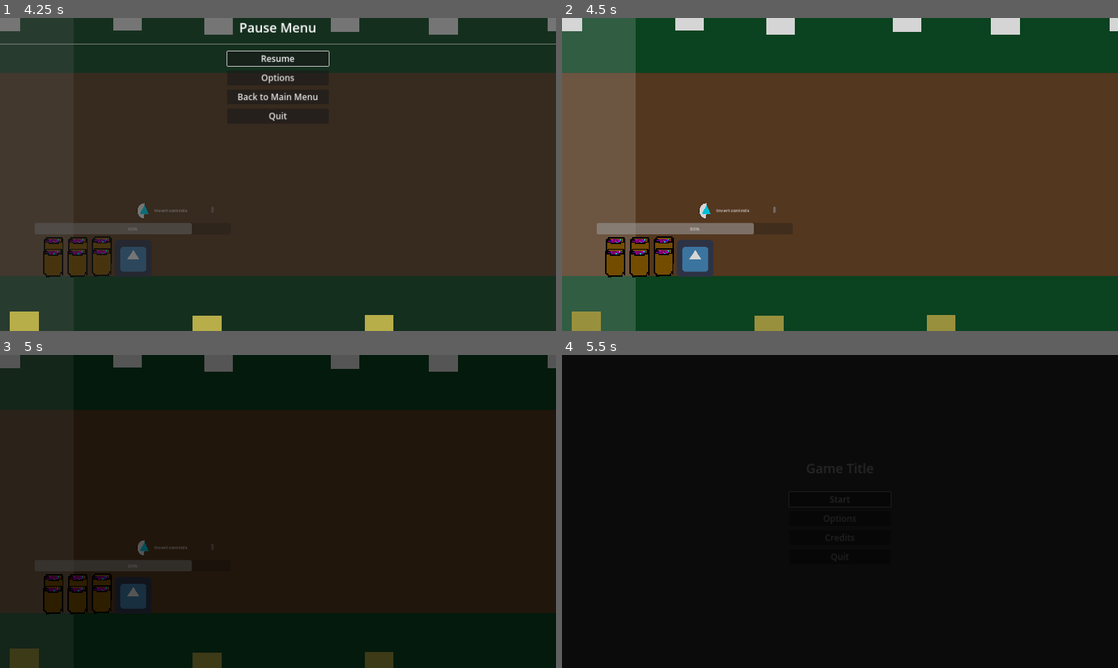
Above: before the commit, frames 1-4 (two rows, left to right).
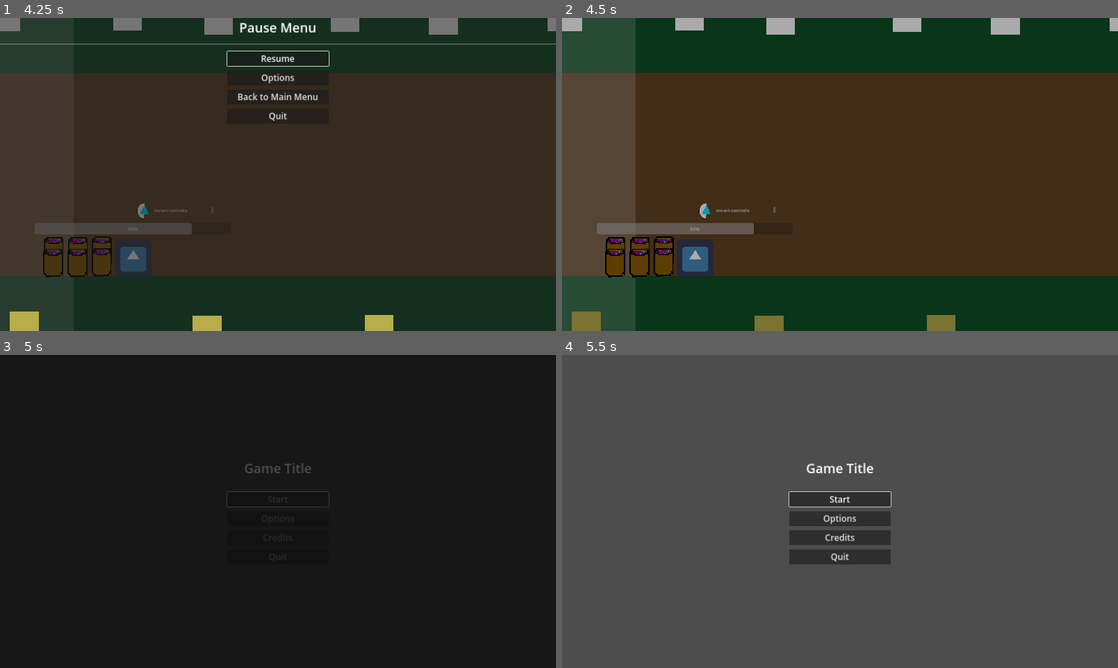
Above: after the commit, the same moments.

Repository: hsandt/ld53
Game: Godot game, scene res://scenes/main_menu_scene.tscn
Two runs of this game, one before a commit and one after it. Both use one fixed random seed, a clock stepped at 60 frames per second and the inputs below. The engine's default icon, where the game draws it, is replaced by a stand-in: a white triangle on a blue panel in a dark square.
Inputs (mouse positions are in pixels of both pictures, inside the frame that each line leads up to):
- Up to frame 1 (4.25 s): tap Enter (ui_accept) at 0.5, 0.77, 1.52, 3.02, 3.77 s; move the mouse to (400, 158) at 0.52 s; hold Right (ui_right) 0.53-1.28 s; click (400, 158) at 0.67 s; move the mouse to (166, 190) at 1.27 s; hold S (down) 1.28-2.03 s; move the mouse to (333, 105) at 2.02 s; hold Right (ui_right) 2.03-2.78 s; move the mouse to (250, 237) at 2.77 s; hold Up (ui_up) 2.78-3.53 s; click (250, 237) at 2.92 s; move the mouse to (444, 221) at 3.52 s; hold Left (ui_left) from 3.53 s (still down); tap Escape (pause) at 4.15 s
- Up to frame 2 (4.5 s): release Left (ui_left) at 4.25 s; click "Back to Main Menu" at 4.25 s
- Up to frame 3 (5 s): no input
- Up to frame 4 (5.5 s): move the mouse to (673, 464) at 5.02 s; hold Left (ui_left) from 5.03 s (still down); tap Enter (ui_accept) at 5.27 s

Frame 1 is identical in both runs. In frame 2, 3.5% of the frame differs, in the area x 0-100%, y 0-100%; in frame 3, 3.9%; in frame 4, 100%.

Commit message:
[Pause] Go back to main menu: replace tree paused hack with just disabling PC, and fix circular PackedScene ref crash
by centralizing the PackedScene refs in new GameManager singleton

Diff:
--- a/project.godot
+++ b/project.godot
@@ -25,6 +25,7 @@
 MenuTemplateManager="*res://addons/EasyMenus/Nodes/menu_template_manager.tscn"
 SceneManager="*res://singletons/SceneManager.tscn"
 TransitionScreen="*res://singletons/TransitionScreen.tscn"
+GameManager="*res://singletons/GameManager.tscn"
 
 [display]
 
--- a/scenes/first_scene.tscn
+++ b/scenes/first_scene.tscn
@@ -1,10 +1,9 @@
-[gd_scene load_steps=12 format=3 uid="uid://ddxu5buxr3lp5"]
+[gd_scene load_steps=11 format=3 uid="uid://ddxu5buxr3lp5"]
 
 [ext_resource type="PackedScene" uid="uid://bkxvhy0xyc6my" path="res://prefabs/ingame/in_game_manager.tscn" id="1_i0ea3"]
 [ext_resource type="Texture2D" uid="uid://d0vvv3dcec8mu" path="res://sprites/white_square_1x1.png" id="1_pefx0"]
 [ext_resource type="PackedScene" uid="uid://bigtdfruv4w60" path="res://prefabs/pause_menu_custom.tscn" id="2_afo14"]
-[ext_resource type="PackedScene" uid="uid://bicer5hvlabr8" path="res://prefabs/main_menu_custom.tscn" id="2_c5wuj"]
-[ext_resource type="PackedScene" uid="uid://cvgbpr47myc5j" path="res://prefabs/ingame/player_character_body_2d.tscn" id="3_82xke"]
+[ext_resource type="PackedScene" path="res://prefabs/ingame/player_character_body_2d.tscn" id="3_82xke"]
 [ext_resource type="PackedScene" uid="uid://clbkj8klm4my3" path="res://prefabs/ingame/obstacle_big.tscn" id="3_ykc5j"]
 [ext_resource type="PackedScene" uid="uid://ybj4svsavf4f" path="res://prefabs/ingame/obstacle_medium.tscn" id="4_h1iuh"]
 [ext_resource type="PackedScene" uid="uid://b4r6q2xh20e8w" path="res://prefabs/ingame/obstacle_small.tscn" id="5_uibm3"]
@@ -18,9 +17,9 @@
 
 [node name="Node2D" type="Node2D"]
 
-[node name="InGameManager" parent="." node_paths=PackedStringArray("pause_menu") instance=ExtResource("1_i0ea3")]
-main_menu_scene = ExtResource("2_c5wuj")
+[node name="InGameManager" parent="." node_paths=PackedStringArray("pause_menu", "player_character") instance=ExtResource("1_i0ea3")]
 pause_menu = NodePath("../CanvasLayer/PauseMenu")
+player_character = NodePath("../PlayerCharacterBody2D")
 
 [node name="CanvasLayer" type="CanvasLayer" parent="."]
 
--- a/scenes/main_menu_scene.tscn
+++ b/scenes/main_menu_scene.tscn
@@ -1,7 +1,6 @@
-[gd_scene load_steps=4 format=3 uid="uid://c1w34qdaw0bhv"]
+[gd_scene load_steps=3 format=3 uid="uid://c1w34qdaw0bhv"]
 
 [ext_resource type="Script" path="res://scripts/menu/MainMenuManager.gd" id="1_d85wn"]
-[ext_resource type="PackedScene" uid="uid://ddxu5buxr3lp5" path="res://scenes/first_scene.tscn" id="2_wnfuy"]
 [ext_resource type="PackedScene" uid="uid://bicer5hvlabr8" path="res://prefabs/main_menu_custom.tscn" id="3_520ah"]
 
 [node name="main_menu_scene" type="Control"]
@@ -14,11 +13,8 @@
 
 [node name="MainMenuManager" type="Node" parent="." node_paths=PackedStringArray("main_menu")]
 script = ExtResource("1_d85wn")
-first_scene = ExtResource("2_wnfuy")
 main_menu = NodePath("../MainMenu")
 initial_fade_in_speed = 2.0
-start_game_fade_out_speed = 2.0
-start_game_fade_in_speed = 2.0
 
 [node name="MainMenu" parent="." instance=ExtResource("3_520ah")]
 layout_mode = 1
--- a/scripts/ingame/InGameManager.gd
+++ b/scripts/ingame/InGameManager.gd
@@ -1,20 +1,19 @@
 extends Node
 
 
-@export var main_menu_scene: PackedScene
 @export var pause_menu: PauseMenu
+@export var player_character: Player
 
-## Speed factor for back to main menu fade out animation
-@export var back_to_main_menu_fade_out_speed: float = 1.0
 
-## Speed factor for back to main menu fade in animation
-@export var back_to_main_menu_fade_in_speed: float = 1.0
+var is_going_back_to_main_menu: bool = false
 
 func _ready():
-	assert(main_menu_scene != null,
-		"[InGameManager] main_menu_scene is not set on %s" % get_path())
+
 	assert(pause_menu != null,
 		"[InGameManager] pause_menu is not set on %s" % get_path())
+	assert(player_character != null,
+		"[InGameManager] player_character is not set on %s" % get_path())
+
 	pause_menu.visible = false
 
 
@@ -31,5 +30,13 @@
 
 
 func _on_pause_menu_back_to_main_pressed():
-	await SceneManager.change_scene_with_fade_async(main_menu_scene,
-		back_to_main_menu_fade_out_speed, back_to_main_menu_fade_in_speed)
+	is_going_back_to_main_menu = true
+
+	# Disable important gameplay elements as we are resuming time before
+	# going back to main, so we want to avoid any further gameplay events
+	# Also remember to check is_going_back_to_main_menu before doing
+	# important gameplay events that could still happen when PC is disabled,
+	# such as scrolling to the end of the level
+	player_character.process_mode = Node.PROCESS_MODE_DISABLED
+
+	await GameManager.go_back_to_main_menu()
--- a/scripts/ingame/player_character/player.gd
+++ b/scripts/ingame/player_character/player.gd
@@ -1,3 +1,4 @@
+class_name Player
 extends CharacterBody2D
 
 
--- a/scripts/menu/MainMenuManager.gd
+++ b/scripts/menu/MainMenuManager.gd
@@ -1,8 +1,5 @@
 extends Node
 
-
-## Scene loaded when starting the game
-@export var first_scene: PackedScene
 
 ## Main menu
 @export var main_menu: MainMenu
@@ -10,15 +7,8 @@
 ## Speed factor for initial fade in animation
 @export var initial_fade_in_speed: float = 1.0
 
-## Speed factor for start game fade out animation
-@export var start_game_fade_out_speed: float = 1.0
-
-## Speed factor for start game fade in animation
-@export var start_game_fade_in_speed: float = 1.0
-
 
 func _ready():
-	assert(first_scene != null, "[MainMenuManager] first_scene is not set on %s" % get_path())
 	assert(main_menu != null, "[MainMenuManager] main_menu is not set on %s" % get_path())
 
 	# Wait 1 frame so children are ready
@@ -34,5 +24,4 @@
 	# Disable all buttons before starting fading in for safety
 	main_menu.disable_all_buttons()
 
-	await SceneManager.change_scene_with_fade_async(first_scene,
-		start_game_fade_out_speed, start_game_fade_in_speed)
+	await GameManager.start_level()
--- a/scripts/menu/pause_menu_controller_custom.gd
+++ b/scripts/menu/pause_menu_controller_custom.gd
@@ -38,8 +38,7 @@
 
 
 func _on_back_to_menu_button_pressed():
-#	close_pause_menu()
-	hide()
+	close_pause_menu()
 	emit_signal("back_to_main_pressed")
 
 func _unhandled_input(event):
--- /dev/null
+++ b/scripts/singleton/GameManager.gd
@@ -0,0 +1,36 @@
+class_name GameManagerClass
+extends Node
+
+
+## Main menu scene
+@export var main_menu_scene: PackedScene
+
+## In-game scene
+@export var first_scene: PackedScene
+
+## Speed factor for start game fade out animation
+@export var start_game_fade_out_speed: float = 1.0
+
+## Speed factor for start game fade in animation
+@export var start_game_fade_in_speed: float = 1.0
+
+## Speed factor for back to main menu fade out animation
+@export var back_to_main_menu_fade_out_speed: float = 1.0
+
+## Speed factor for back to main menu fade in animation
+@export var back_to_main_menu_fade_in_speed: float = 1.0
+
+
+func _ready():
+	assert(first_scene != null,
+		"[GameManager] first_scene is not set on %s" % get_path())
+	assert(main_menu_scene != null,
+		"[InGameManager] main_menu_scene is not set on %s" % get_path())
+
+func start_level():
+	await SceneManager.change_scene_with_fade_async(first_scene,
+		start_game_fade_out_speed, start_game_fade_in_speed)
+
+func go_back_to_main_menu():
+	await SceneManager.change_scene_with_fade_async(main_menu_scene,
+		back_to_main_menu_fade_out_speed, back_to_main_menu_fade_in_speed)
--- a/scripts/singleton/SceneManager.gd
+++ b/scripts/singleton/SceneManager.gd
@@ -15,8 +15,6 @@
 	await TransitionScreen.fade_out_async(fade_out_speed)
 	# await should wait for end of frame, so we can safely call_change_scene_immediate here
 	_change_scene_immediate(scene)
-	# hack to avoid still being paused after pause back to menu
-	get_tree().paused = false
 	await TransitionScreen.fade_in_async(fade_in_speed)
 
 
--- /dev/null
+++ b/singletons/GameManager.tscn
@@ -0,0 +1,14 @@
+[gd_scene load_steps=4 format=3 uid="uid://d1ugxan42mukd"]
+
+[ext_resource type="Script" path="res://scripts/singleton/GameManager.gd" id="1_fyhmc"]
+[ext_resource type="PackedScene" uid="uid://c1w34qdaw0bhv" path="res://scenes/main_menu_scene.tscn" id="2_tvj08"]
+[ext_resource type="PackedScene" uid="uid://ddxu5buxr3lp5" path="res://scenes/first_scene.tscn" id="3_885vf"]
+
+[node name="GameManager" type="Node"]
+script = ExtResource("1_fyhmc")
+main_menu_scene = ExtResource("2_tvj08")
+first_scene = ExtResource("3_885vf")
+start_game_fade_out_speed = 2.0
+start_game_fade_in_speed = 2.0
+back_to_main_menu_fade_out_speed = 2.0
+back_to_main_menu_fade_in_speed = 2.0
